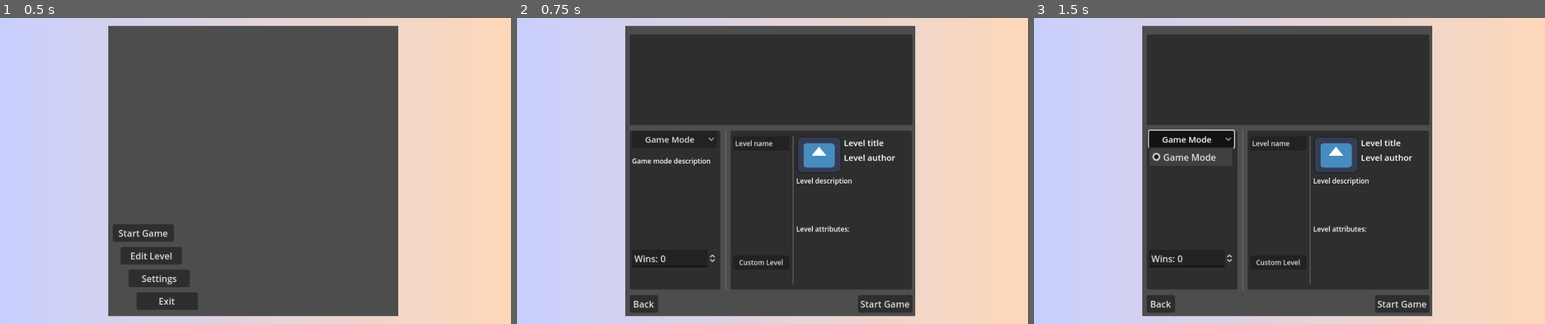
Above: before the commit, frames 1-3 (left to right).
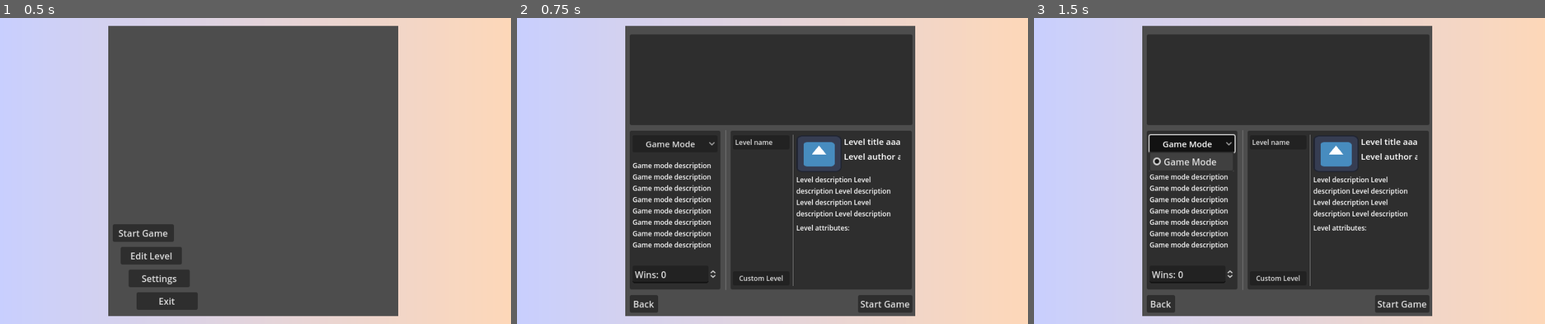
Above: after the commit, the same moments.

Repository: tofimega/Virtual-Bomber
Game: Godot game, scene res://scenes/UI/screen.tscn
Two runs of this game, one before a commit and one after it. Both use one fixed random seed, a clock stepped at 60 frames per second and the inputs below. The engine's default icon, where the game draws it, is replaced by a stand-in: a white triangle on a blue panel in a dark square.
Inputs:
- Up to frame 1 (0.5 s): no input
- Up to frame 2 (0.75 s): click "Start Game" at 0.5 s
- Up to frame 3 (1.5 s): click "Game Mode" at 1.25 s

Frame 1 is identical in both runs. In frame 2, 3.4% of the frame differs, in the area x 22-76%, y 38-88%; in frame 3, 4.0%, in the area x 22-76%, y 36-88%.

Commit message:
some extra stuff

Diff:
--- a/scenes/main/menu_scene/game_settings/game_mode_selection/game_mode_selection.tscn
+++ b/scenes/main/menu_scene/game_settings/game_mode_selection/game_mode_selection.tscn
@@ -3,15 +3,19 @@
 [node name="GameModeSelection" type="Panel"]
 custom_minimum_size = Vector2(160, 0)
 
-[node name="VBoxContainer" type="VBoxContainer" parent="."]
+[node name="MarginContainer" type="MarginContainer" parent="."]
+layout_mode = 0
+offset_right = 40.0
+offset_bottom = 40.0
+theme_override_constants/margin_left = 5
+theme_override_constants/margin_top = 8
+
+[node name="VBoxContainer" type="VBoxContainer" parent="MarginContainer"]
 custom_minimum_size = Vector2(150, 0)
 layout_mode = 2
-offset_left = 4.0
-offset_right = 154.0
-offset_bottom = 250.0
 theme_override_constants/separation = 15
 
-[node name="OptionButton" type="OptionButton" parent="VBoxContainer"]
+[node name="OptionButton" type="OptionButton" parent="MarginContainer/VBoxContainer"]
 custom_minimum_size = Vector2(0, 30)
 layout_mode = 2
 theme_override_font_sizes/font_size = 15
@@ -21,13 +25,14 @@
 popup/item_0/text = "Game Mode"
 popup/item_0/id = 0
 
-[node name="Label" type="Label" parent="VBoxContainer"]
-custom_minimum_size = Vector2(0, 150)
+[node name="Label" type="Label" parent="MarginContainer/VBoxContainer"]
+custom_minimum_size = Vector2(0, 170)
 layout_mode = 2
 theme_override_font_sizes/font_size = 12
-text = "Game mode description"
+text = "Game mode description Game mode description Game mode description Game mode description Game mode description Game mode description Game mode description Game mode description Game mode description Game mode description Game mode description Game mode description Game mode description Game mode description Game mode description Game mode description Game mode description Game mode description Game mode description Game mode description "
 autowrap_mode = 2
+clip_text = true
 
-[node name="SpinBox" type="SpinBox" parent="VBoxContainer"]
+[node name="SpinBox" type="SpinBox" parent="MarginContainer/VBoxContainer"]
 layout_mode = 2
 prefix = "Wins:"
--- a/scenes/main/menu_scene/game_settings/level_selection/level_selection.tscn
+++ b/scenes/main/menu_scene/game_settings/level_selection/level_selection.tscn
@@ -26,7 +26,7 @@
 theme_override_constants/separation = 10
 
 [node name="ScrollContainer" type="ScrollContainer" parent="MarginContainer/HBoxContainer/VBoxContainer"]
-custom_minimum_size = Vector2(0, 200)
+custom_minimum_size = Vector2(0, 230)
 layout_mode = 2
 
 [node name="VBoxContainer" type="VBoxContainer" parent="MarginContainer/HBoxContainer/VBoxContainer/ScrollContainer"]
@@ -65,22 +65,26 @@
 [node name="VBoxContainer" type="VBoxContainer" parent="MarginContainer/HBoxContainer/VBoxContainer2/HBoxContainer"]
 layout_mode = 2
 
-[node name="Label" type="Label" parent="MarginContainer/HBoxContainer/VBoxContainer2/HBoxContainer/VBoxContainer"]
+[node name="LevelTitle" type="Label" parent="MarginContainer/HBoxContainer/VBoxContainer2/HBoxContainer/VBoxContainer"]
 custom_minimum_size = Vector2(100, 0)
 layout_mode = 2
 theme_override_font_sizes/font_size = 15
-text = "Level title"
+text = "Level title aaaaaaaaaaaaaaaaaa"
+clip_text = true
 
-[node name="Label2" type="Label" parent="MarginContainer/HBoxContainer/VBoxContainer2/HBoxContainer/VBoxContainer"]
+[node name="LevelAuthor" type="Label" parent="MarginContainer/HBoxContainer/VBoxContainer2/HBoxContainer/VBoxContainer"]
 layout_mode = 2
 theme_override_font_sizes/font_size = 15
-text = "Level author"
+text = "Level author aaaaaaaaaaaaaaaaaa"
+clip_text = true
 
 [node name="Label" type="Label" parent="MarginContainer/HBoxContainer/VBoxContainer2"]
 custom_minimum_size = Vector2(0, 80)
 layout_mode = 2
 theme_override_font_sizes/font_size = 12
-text = "Level description"
+text = "Level description Level description Level description Level description Level description Level description Level description Level description Level description Level description Level description Level description Level description Level description "
+autowrap_mode = 2
+clip_text = true
 
 [node name="Label3" type="Label" parent="MarginContainer/HBoxContainer/VBoxContainer2"]
 layout_mode = 2
